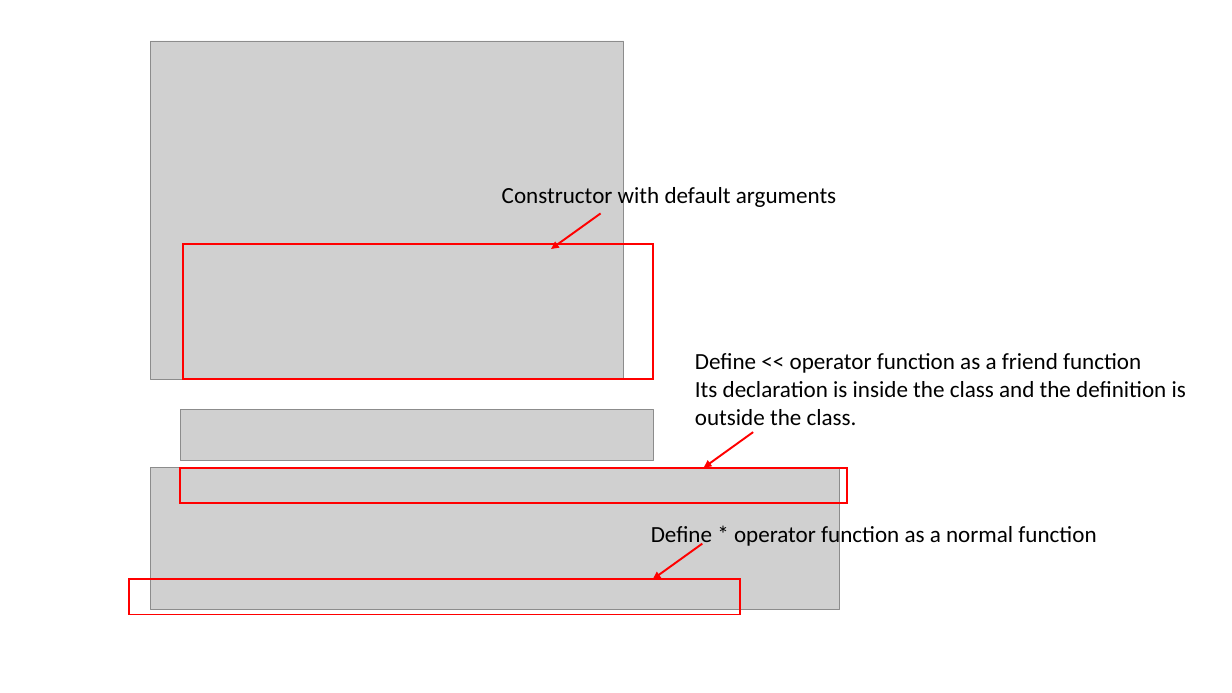
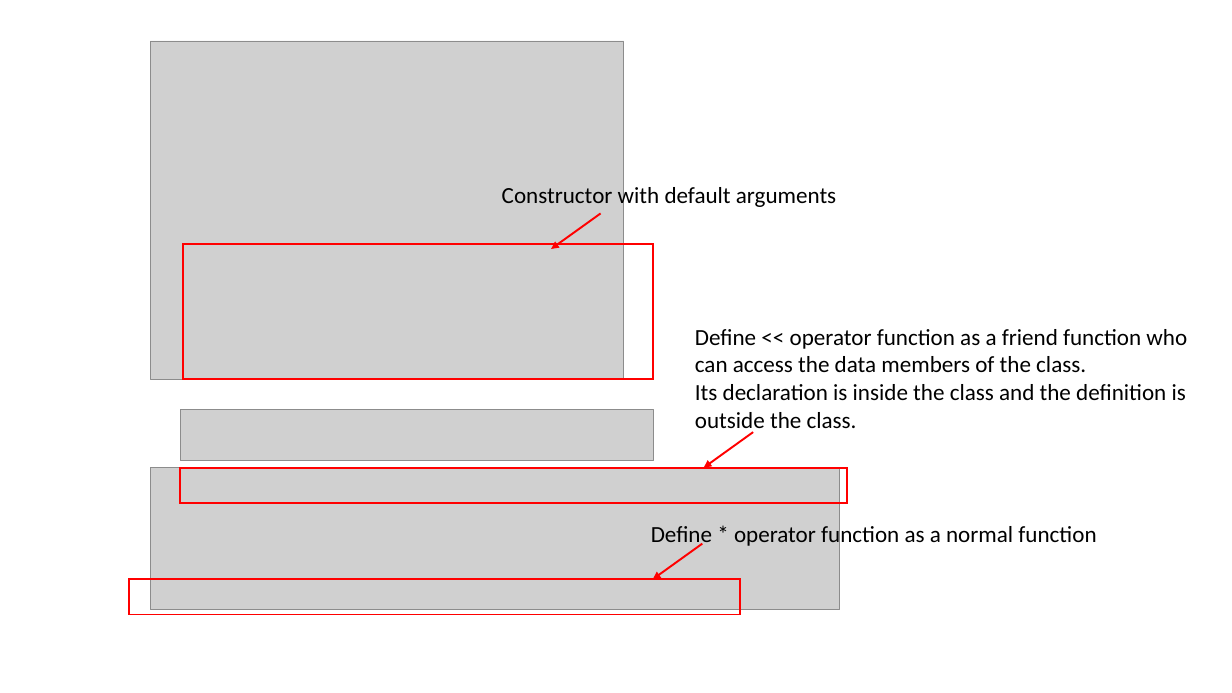
Before and after one commit to ShiqiYu/CPP, a slide deck: slide 5 of week10/Lab10.pptx. Drawn at 1232x693 pixels with LibreOffice and Linux fonts; fonts in the diff are those of the drawing; grey boxes stand for pictures; background and template pictures are left out. Boxes give left, top, right and bottom in pixels: in the first picture for what was removed or moved away, otherwise in the second. Text is boxed around its words. In the diff, an @@ line names an element or a change of style, - is before the commit and + after.

```diff
--- a/week10/Lab10.pptx
+++ b/week10/Lab10.pptx
@@ text "Define << operator function as ...": place and size @@
-text "Define << operator function as ..." at (695,353,1186,425)
+text "Define << operator function as ..." at (695,329,1187,434)
@@ text at (695,329,1187,372): text changed @@
-Define << operator function as a friend function
+Define << operator function as a friend function who
+can access the data members of the class.
```
Also in this commit, not shown: 5 other slides changed, 1 slide added, 2 other files.
